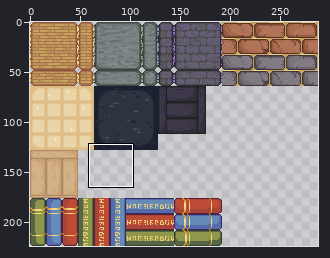
Edited in one commit: sprite sheet (assets/Spritesheet_Tilemaps.png). Above: a wide view before the commit, with the close-up outlined.
Close-up. Earlier state:
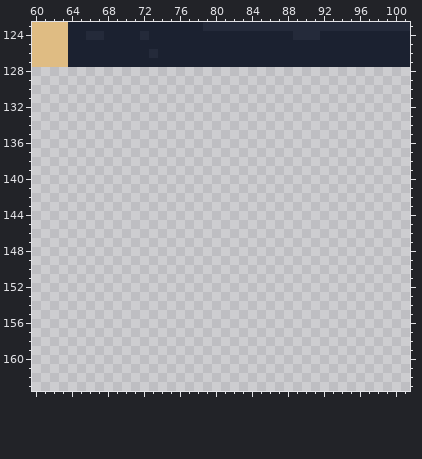
The file is 288x224 pixels. Colours within 5 levels of each other are drawn and written as one. Shown: x 60..101, y 123..163.
The result:
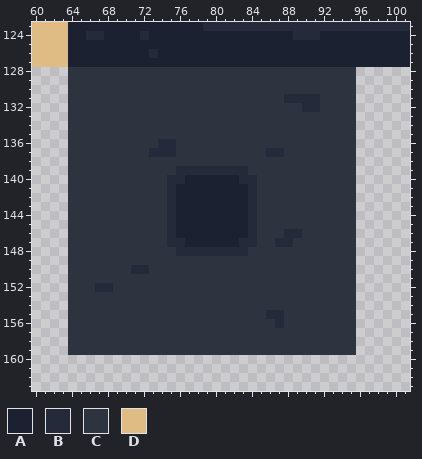
Palette (. is transparent): A #1b2130  B #242a3a  C #2e343f  D #dfbc83
From old to new:
The author put colour A in row 140 at x 77 to 82; in rows 141 to 146 at x 76 to 83; in row 147 at x 77 to 82.
The author put colour B in row 131 at x 88 to 91; in row 132 at x 90 to 91; in row 136 at x 74 to 75; in row 137 at x 73 to 75 and 86 to 87; in row 139 at x 76 to 83; in row 140 at x 75 to 76 and 83 to 84.
The author put colour B in rows 141 to 145 at x 75 and 84; in row 146 at x 75, 84 and 88 to 89; in row 147 at x 75 to 76, 83 to 84 and 87 to 88; in row 148 at x 76 to 83; in row 150 at x 71 to 72; in row 152 at x 67 to 68.
The author put colour B in row 155 at x 86 to 87; in row 156 at x 87.
The author put colour C in rows 128 to 130 at x 64 to 95; in row 131 at x 64 to 87 and 92 to 95; in row 132 at x 64 to 89 and 92 to 95; in rows 133 to 135 at x 64 to 95; in row 136 at x 64 to 73 and 76 to 95; in row 137 at x 64 to 72, 76 to 85 and 88 to 95.
The author put colour C in row 138 at x 64 to 95; in row 139 at x 64 to 75 and 84 to 95; in rows 140 to 145 at x 64 to 74 and 85 to 95; in row 146 at x 64 to 74, 85 to 87 and 90 to 95; in row 147 at x 64 to 74, 85 to 86 and 89 to 95; in row 148 at x 64 to 75 and 84 to 95.
The author put colour C in row 149 at x 64 to 95; in row 150 at x 64 to 70 and 73 to 95; in row 151 at x 64 to 95; in row 152 at x 64 to 66 and 69 to 95; in rows 153 to 154 at x 64 to 95; in row 155 at x 64 to 85 and 88 to 95.
The author put colour C in row 156 at x 64 to 86 and 88 to 95; in rows 157 to 159 at x 64 to 95.
Boxes around the changes in both close-ups, in picture pixels (x1, y1, x2, y2):
added: (68, 67, 356, 355)
